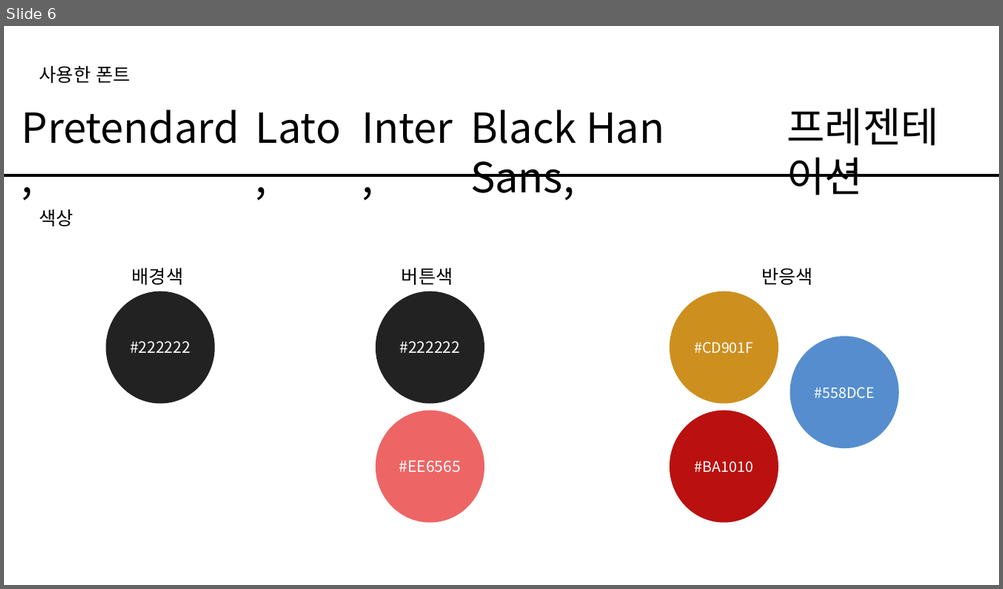
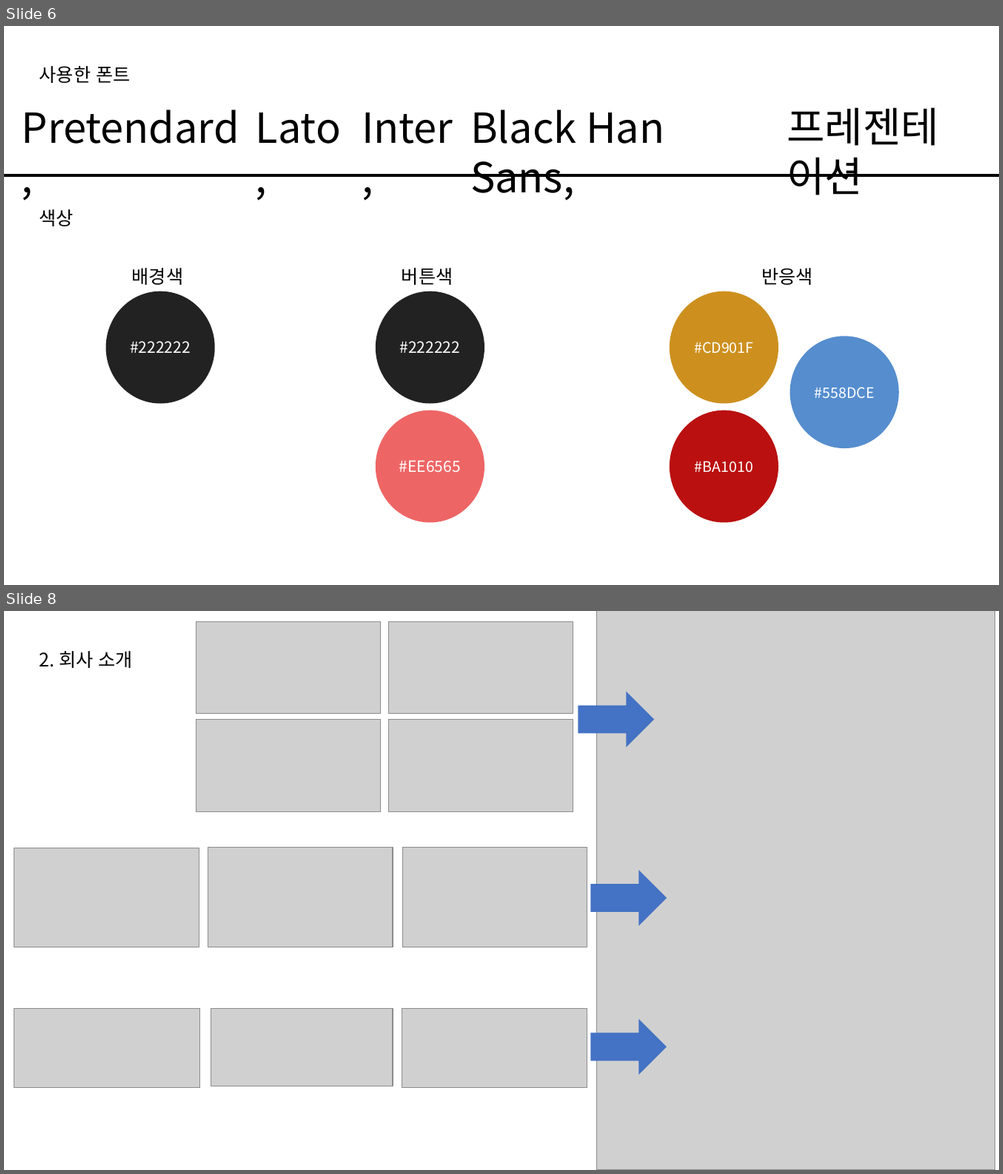
Before and after one commit to tlsrudgus/portfolio, a slide deck: ppt/신경현 사이트 리뉴얼(MCN 홈페이지).pptx. Shown one above the other, each under a label of ours: slide 6 before the commit, slides 6 and 8 after it; the slides between them are not shown. The pictures are 1003x589 and 1003x1174 pixels, drawn with LibreOffice and Linux fonts; fonts in the diff are those of the drawing; grey boxes stand for pictures. Boxes give left, top, right and bottom in pixels: in the first picture for what was removed or moved away, otherwise in the second. Text is boxed around its words. In the diff, an @@ line names an element or a change of style, - is before the commit and + after.

Commit message:
1106

```diff
--- a/ppt/신경현 사이트 리뉴얼(MCN 홈페이지).pptx
+++ b/ppt/신경현 사이트 리뉴얼(MCN 홈페이지).pptx
@@ slide 8 added at [4,611,999,1170], background #FFFFFF @@
@@ picture added at [196,621,380,714] @@
@@ picture added at [388,621,572,714] @@
@@ picture added at [597,611,994,1170] @@
@@ text added at [40,651,133,668], 18 pt, text #000000 @@
+2. 회사 소개
@@ right arrow added at [578,692,654,748], fill #4472C4 @@
@@ picture added at [196,719,380,812] @@
@@ picture added at [388,719,572,812] @@
@@ picture added at [14,849,199,948] @@
@@ picture added at [208,848,392,947] @@
@@ picture added at [402,848,586,947] @@
@@ right arrow added at [590,870,666,925], fill #4472C4 @@
@@ picture added at [14,1008,199,1088] @@
@@ picture added at [210,1008,392,1087] @@
@@ picture added at [401,1008,586,1088] @@
@@ right arrow added at [590,1019,666,1075], fill #4472C4 @@
```
Also in this commit, not shown: 3 other slides added.
